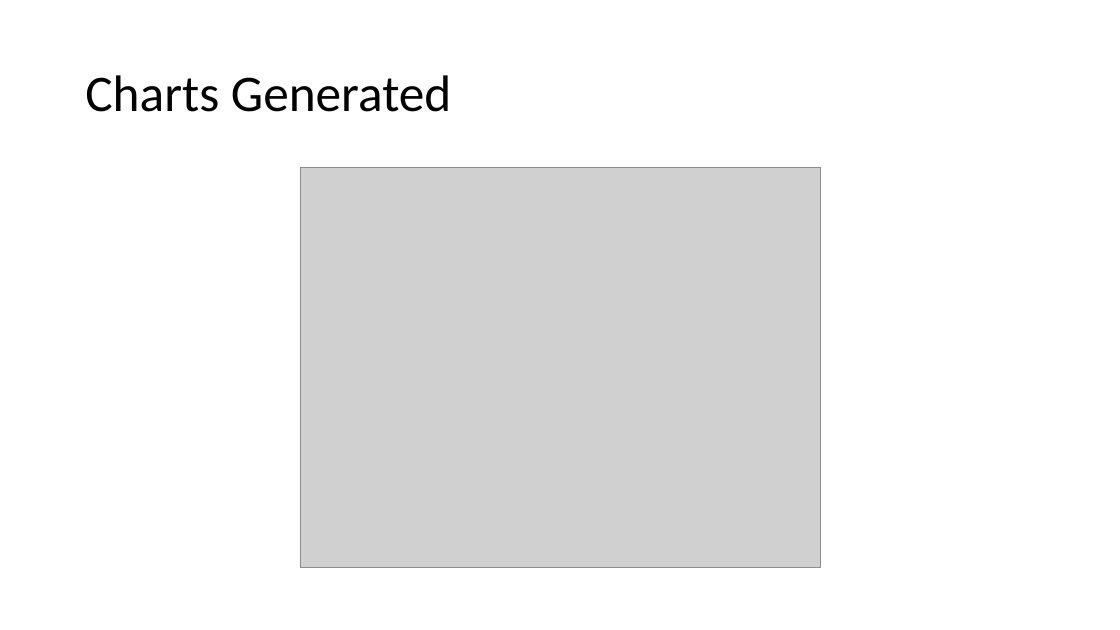
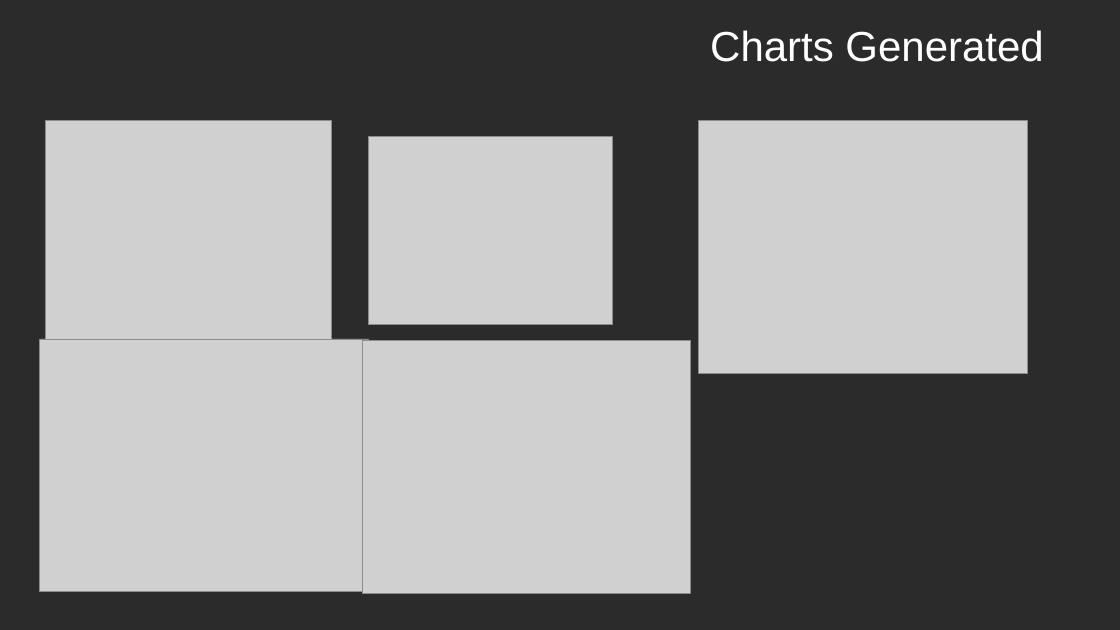
Before and after one commit to ansrali/data422-group-project, a slide deck: slide 11 of Group Project Presentation.pptx (slide 10 before the commit). Drawn at 1120x630 pixels with LibreOffice and Linux fonts; fonts in the diff are those of the drawing; grey boxes stand for pictures; background and template pictures are left out; a plain dark background stands for a picture behind light text. Boxes give left, top, right and bottom in pixels: in the first picture for what was removed or moved away, otherwise in the second. Text is boxed around its words. In the diff, an @@ line names an element or a change of style, - is before the commit and + after.

```diff
--- a/Group Project Presentation.pptx
+++ b/Group Project Presentation.pptx
@@ background #FFFFFF to picture (left out) @@
@@ title "Charts Generated": place and size @@
-title "Charts Generated" at (85,75,451,112)
+title "Charts Generated" at (710,30,1043,62)
@@ title "Charts Generated" at (710,30,1043,62): size 44 to 36 pt, font Calibri to Arial, text colour #000000 to #FFFFFF; alignment left to right; line spacing 0.9 to 1 @@
@@ picture: place and size @@
-picture at (300,168,820,568)
+picture at (45,121,332,341)
@@ picture added at (369,137,613,325) @@
@@ picture added at (699,121,1028,374) @@
@@ picture added at (39,339,368,592) @@
@@ picture added at (362,341,691,594) @@
```
Also in this commit, not shown: 10 other slides changed, 2 slides added, 1 slide removed.
